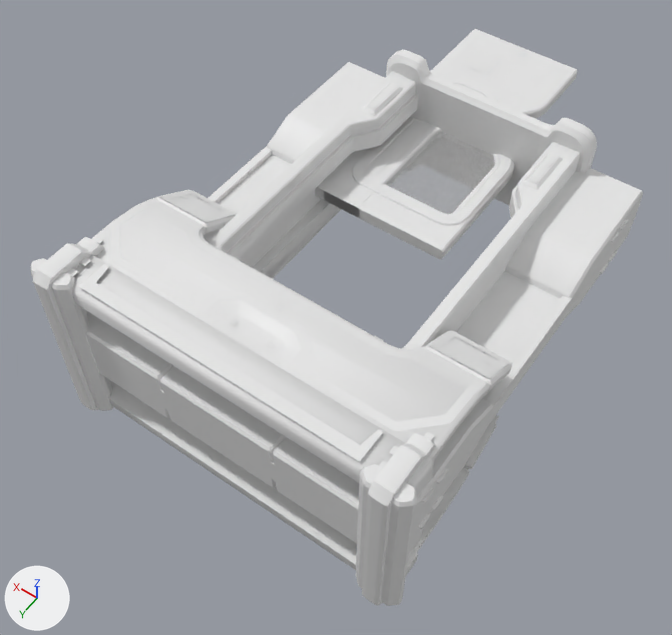
The Blender file src/addons/no_mans_sky_base_builder/models-high-res/assets/F_DOORT0_H.blend: old version first, new version second.
Rendered twice from a camera (50 mm lens) standing at (-2.38, 5.36, 5.07) and looking at (0.13, 1.86, -0.43). Every picture has the same lights, and +X, +Y and +Z are marked at lower left. The older version comes first.

In view in the first picture: 'F_DOORT0_H'.
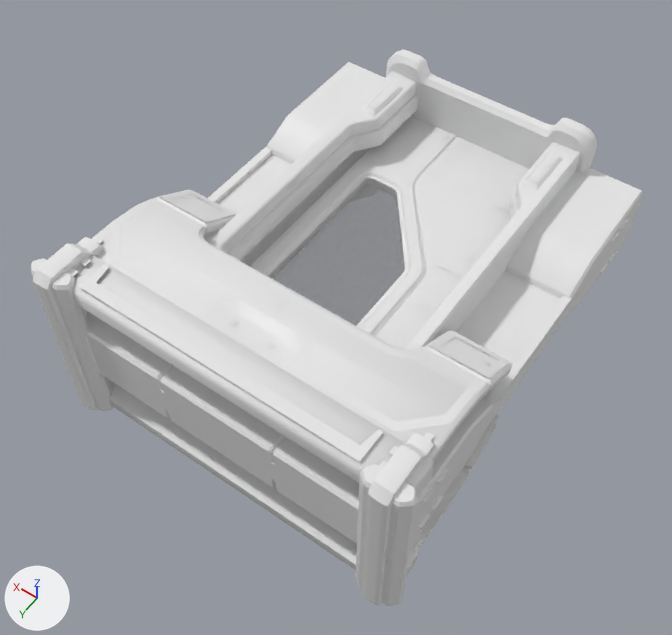
The change, as a diff of the scene's bpy script:
```diff
--- a/src/addons/no_mans_sky_base_builder/models-high-res/assets/F_DOORT0_H.blend.py
+++ b/src/addons/no_mans_sky_base_builder/models-high-res/assets/F_DOORT0_H.blend.py
@@ mat_glassrefractionmat2 @@
 n3 = _N.new('ShaderNodeMixRGB'); n3.name = 'Mix (Legacy)'
-n3.inputs[0].default_value = 0.0  # 'Factor'
 _L.new(n2.outputs[0], n3.inputs[2])  # 'Color' to 'Color2'
@@ me_f_doort0_h @@
 # used by ob_f_doort0_h; location = (0.0, 0.0, 0.0)
-me_f_doort0_h.from_pydata(...)  # 5203 vertices, 1870 faces; spans x -1.42..1.41, y -1.25..3.43, z -0.75..0.76
+me_f_doort0_h.from_pydata(...)  # 5163 vertices, 1615 faces; spans x -1.42..1.41, y -0.01..3.43, z -0.75..0.76
+# me_f_doort0_h part 1: the loose piece of 20 vertices spanning x -0.37..0.22, y -1.25..1.22, z -0.04..0.04 is moved by (-0.02, 1.33, 0.0)
+# me_f_doort0_h part 2: the loose piece of 13 vertices spanning x -0.33..0.7, y -0.69..0.12, z 0.05 is moved by (-0.02, 1.33, 0.0)
+# me_f_doort0_h part 3: the loose piece of 12 vertices spanning x -0.35..0.7, y 0.11..1.22, z 0.05 is moved by (-0.02, 1.33, 0.0)
+# me_f_doort0_h part 4: the loose piece of 8 vertices spanning x -0.37..-0.33, y 0.11..1.22, z 0.04..0.05 is moved by (-0.02, 1.33, 0.0)
+# me_f_doort0_h part 5: the loose piece of 6 vertices spanning x -0.37..0.7, y 1.22, z -0.05..0.05 is moved by (-0.02, 1.33, 0.0)
+# me_f_doort0_h part 6: the loose piece of 4 vertices spanning x -0.25..0.6, y -1.0..0.95, z 0.02 is moved by (-0.02, 1.33, 0.0)
+# me_f_doort0_h part 7: the loose piece of 4 vertices spanning x 0.46..0.62, y 0.69..0.85, z 0.06 is moved by (-1.1, 0.9, 0.0)
+# me_f_doort0_h part 8: the loose piece of 4 vertices spanning x 0.46..0.62, y 0.69..0.85, z -0.06 is moved by (-1.1, 1.33, 0.12)
+# me_f_doort0_h part 9: the loose piece of 4 vertices spanning x 0.38..0.66, y -0.14..0.03, z 0.06 is moved by (-1.06, 1.33, 0.0)
+# me_f_doort0_h part 10: 29 loose pieces with 128 vertices, spanning x -0.22..0.81, y -1.25..1.22, z -0.06..0.06, are deleted
+# me_f_doort0_h part 11: 4 vertices moved from x -0.19..-0.17, y 0.87..0.88, z -0.04..0.0 to x 0.24..0.47, y 0.88..0.9, z -0.04; 648 vertices removed from x -1.34..1.33, y -1.25..2.92, z -0.63..0.63; 736 vertices added at x -0.83..0.68, y 0.08..2.55, z -0.06..0.06
+# other edits to the shape of me_f_doort0_h do not show in these pictures
 me_f_doort0_h.materials.append(mat_fiberglasstrimmat_001)
```

Pixel boxes (x1, y1, x2, y2) of what changed, in the pictures (672 x 635 px; the box of a moved part takes in the faces that stretch with it):
'F_DOORT0_H', reshaped: before (31, 29, 643, 606); after (31, 50, 643, 606)
part 1 of me_f_doort0_h, moved or reshaped: before (442, 169, 514, 258); after (374, 140, 454, 336)
part 2 of me_f_doort0_h, moved or reshaped (not visible before): after (309, 150, 424, 270)
part 3 of me_f_doort0_h, moved or reshaped: before (359, 164, 513, 250); after (250, 209, 424, 335)
part 4 of me_f_doort0_h, moved or reshaped: before (441, 165, 514, 252); after (372, 270, 426, 336)
part 5 of me_f_doort0_h, moved or reshaped (not visible afterwards): before (324, 192, 443, 260)
part 6 of me_f_doort0_h, moved or reshaped: before (386, 132, 495, 214); after (269, 180, 405, 326)
part 7 of me_f_doort0_h, moved or reshaped: before (364, 158, 388, 176); after (417, 289, 445, 313)
part 8 of me_f_doort0_h, moved or reshaped (not visible before): after (385, 329, 411, 348)
part 9 of me_f_doort0_h, moved or reshaped (not visible before): after (437, 251, 474, 277)
part 10 of me_f_doort0_h, deleted: before (315, 29, 574, 217)
part 11 of me_f_doort0_h, moved or reshaped: before (158, 59, 578, 468); after (253, 117, 529, 342)
